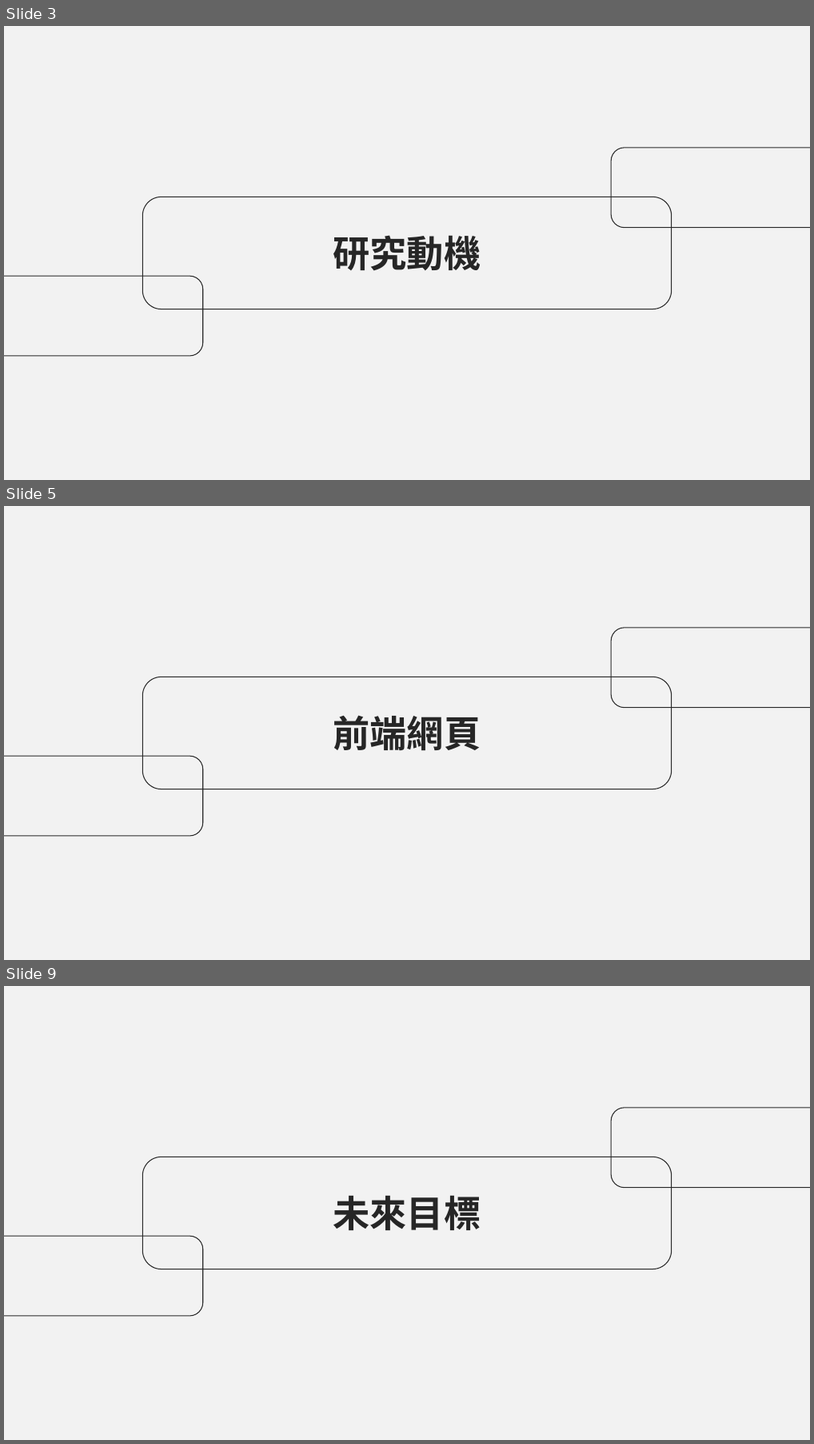
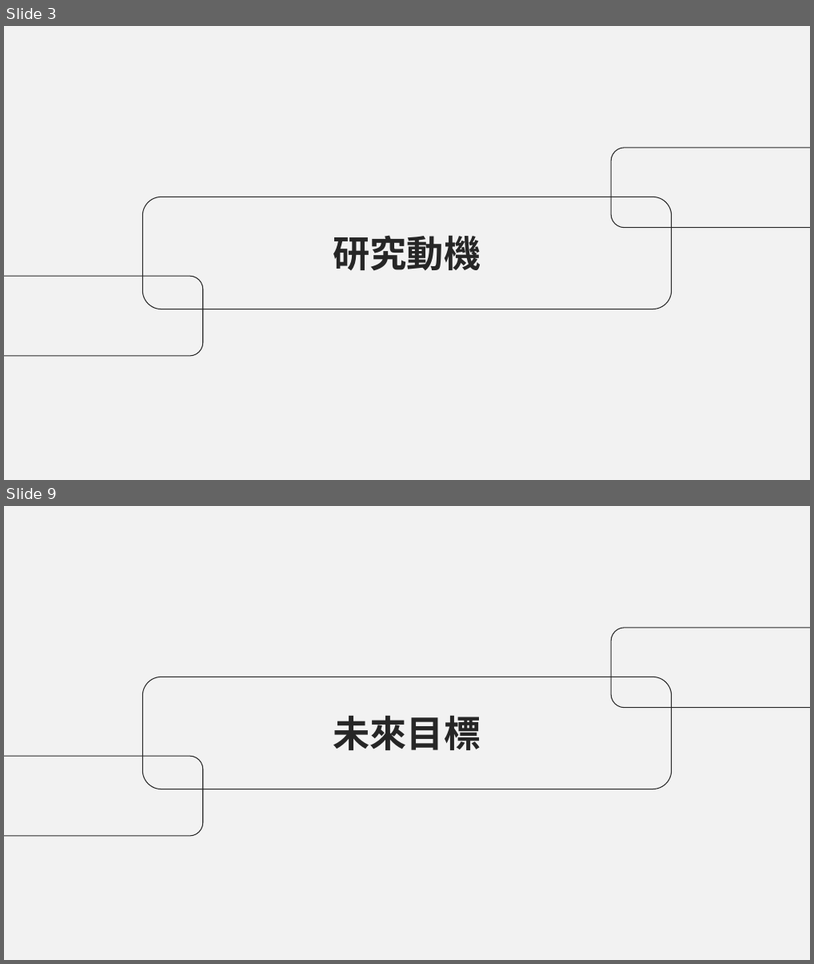
Before and after one commit to AvisTsai/project_pets, a slide deck: 專題文件/四技第110403組-Dearfurkid_簡報.pptx. Shown one above the other, each under a label of ours: slides 3, 5 and 9 before the commit, slides 3 and 9 after it; the slides between them are not shown. The pictures are 814x1444 and 814x964 pixels, drawn with LibreOffice and Linux fonts; fonts in the diff are those of the drawing. Boxes give left, top, right and bottom in pixels: in the first picture for what was removed or moved away, otherwise in the second. Text is boxed around its words. In the diff, an @@ line names an element or a change of style, - is before the commit and + after.

```diff
--- a/專題文件/四技第110403組-Dearfurkid_簡報.pptx
+++ b/專題文件/四技第110403組-Dearfurkid_簡報.pptx
@@ slide 5 removed at <box>4,506,810,960</box>, background #F2F2F2 @@
@@ rounded rectangle removed at <box>611,628,810,708</box> @@
@@ rounded rectangle removed at <box>142,676,672,788</box> @@
@@ text removed at <box>333,715,481,751</box> @@
-前端網頁
@@ rounded rectangle removed at <box>4,756,203,836</box> @@
```
Also in this commit, not shown: 5 slides changed, 5 slides added, 5 other slides removed, 24 other files.
